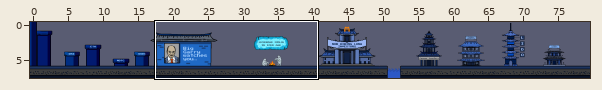
Level history. Tiled map: src/game/data/map/app.tmx. The picture above shows the old version from afar; the outline marks the close-up.
Close-up. Before the edit:
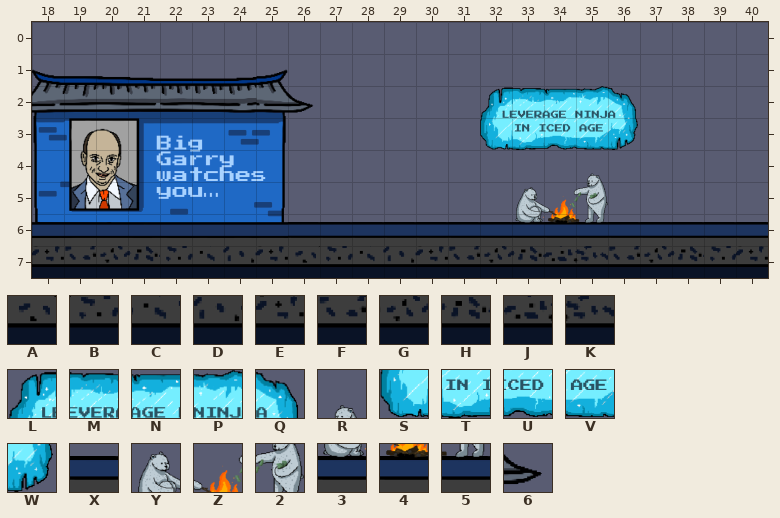
Cells are 64x64 px. Shown: x 18..40, y 0..7.
Key: from "tiles": A 16, B 17, C 18, D 19, E 20, F 21, G 22, H 23, J 24, K 25, L 26, M 27, N 28, P 29, Q 30, R 61, S 64, T 65, U 66, V 67, W 68, X 88, Y 97, Z 98, 2 99, 3 135, 4 136, 5 137, 6 147.
_ is an empty cell.
Layers that did not change in this view are not listed.
Layer "background" before, first column x 26:
0 ______________
1 ______________
2 6_____LMNPQ___
3 ______STUVW___
4 _________R____
5 _______YZ2____
6 XXXXXXX345XXXX
7 ABCDEFGHJKFGHB
Once edited:
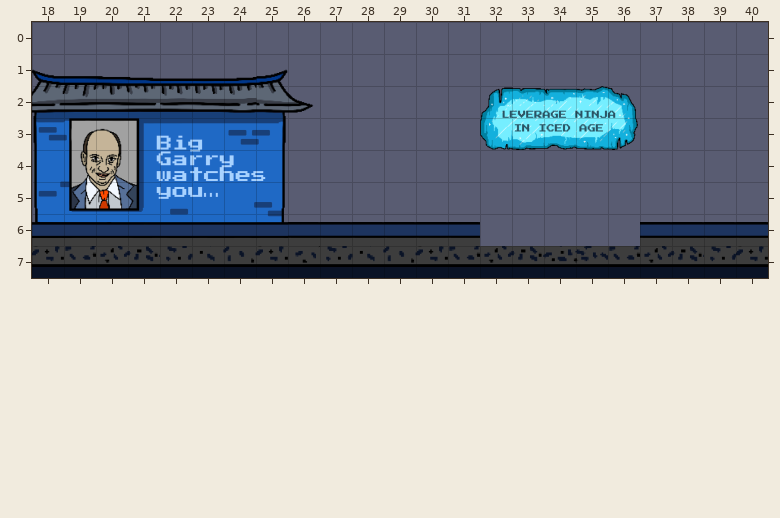
Change:
Changed rows in their new state; . is an unchanged cell.
Layer "background":
first column x 32:
4 ..._.
5 .___.
6 _____
Pixel boxes of the changes (left, top, right, bottom) in both close-ups:
removed: (480, 173, 640, 246)
